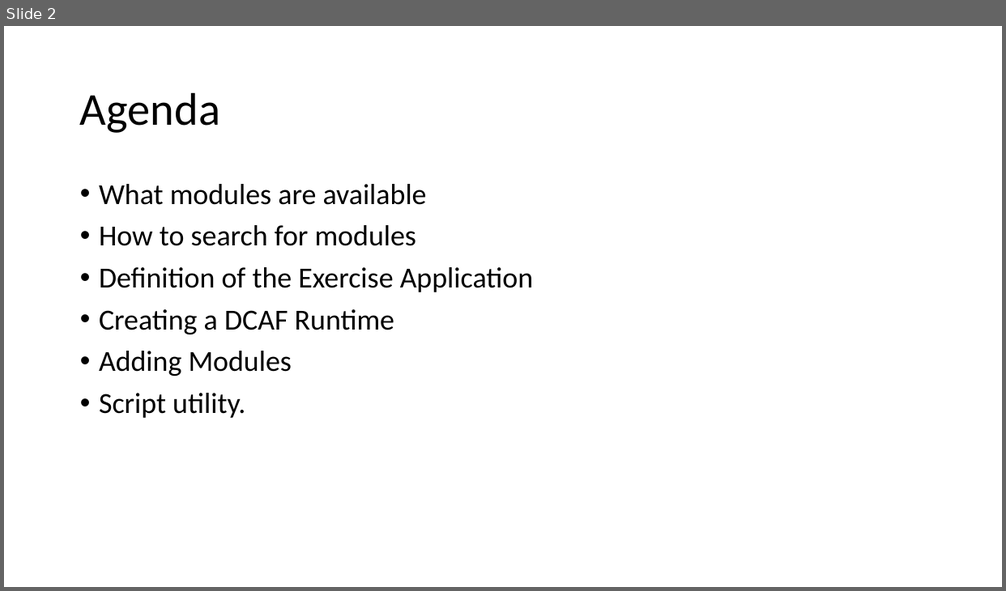
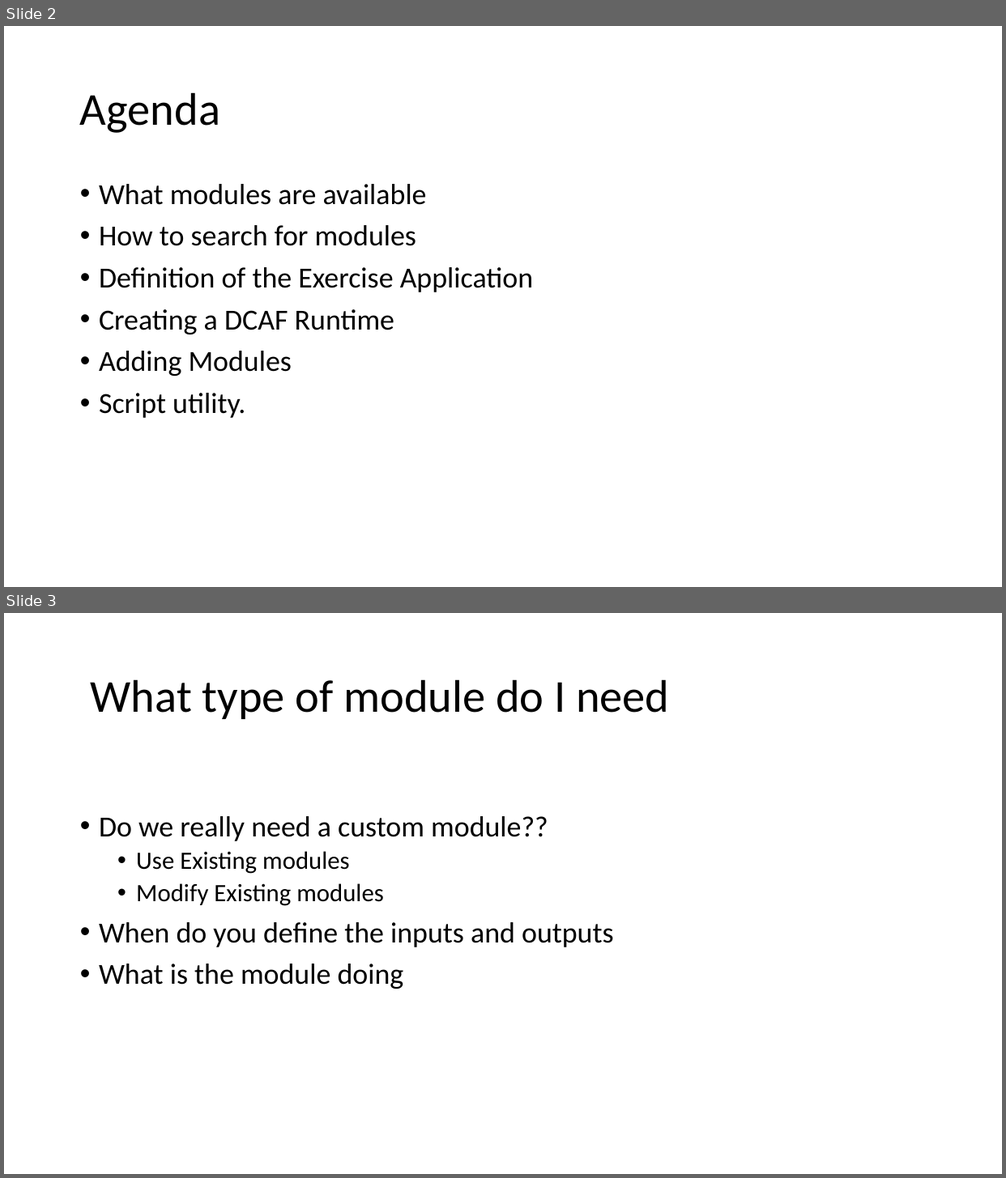
Before and after one commit to LabVIEW-DCAF/Documentation, a slide deck: Trunk/Getting Started Material/DCAF Training/5 Module Reuse.pptx. Shown one above the other, each under a label of ours: slide 2 before the commit, slides 2 and 3 after it. The pictures are 1006x591 and 1006x1178 pixels, drawn with LibreOffice and Linux fonts; fonts in the diff are those of the drawing. Boxes give left, top, right and bottom in pixels: in the first picture for what was removed or moved away, otherwise in the second. Text is boxed around its words. In the diff, an @@ line names an element or a change of style, - is before the commit and + after.

```diff
--- a/Trunk/Getting Started Material/DCAF Training/5 Module Reuse.pptx
+++ b/Trunk/Getting Started Material/DCAF Training/5 Module Reuse.pptx
@@ slide 3 added at (4, 613, 1002, 1174), background #FFFFFF @@
@@ title added at (91, 679, 669, 719), 44 pt, text #000000 @@
+What type of module do I need
@@ text added at (99, 816, 613, 989), 28 pt, text #000000 @@
+• Do we really need a custom module??
+  • Use Existing modules
+  • Modify Existing modules
+• When do you define the inputs and outputs
+• What is the module doing
```
Also in this commit, not shown: 2 other slides added, 1 other file.
